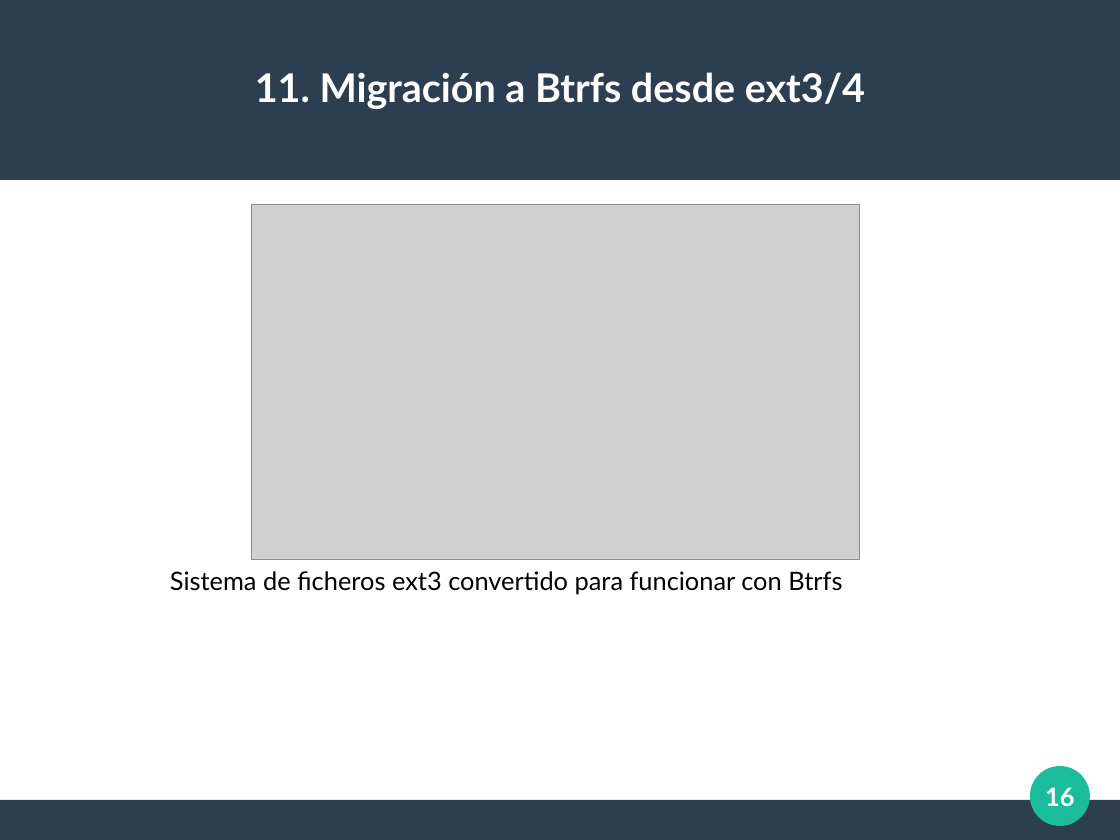
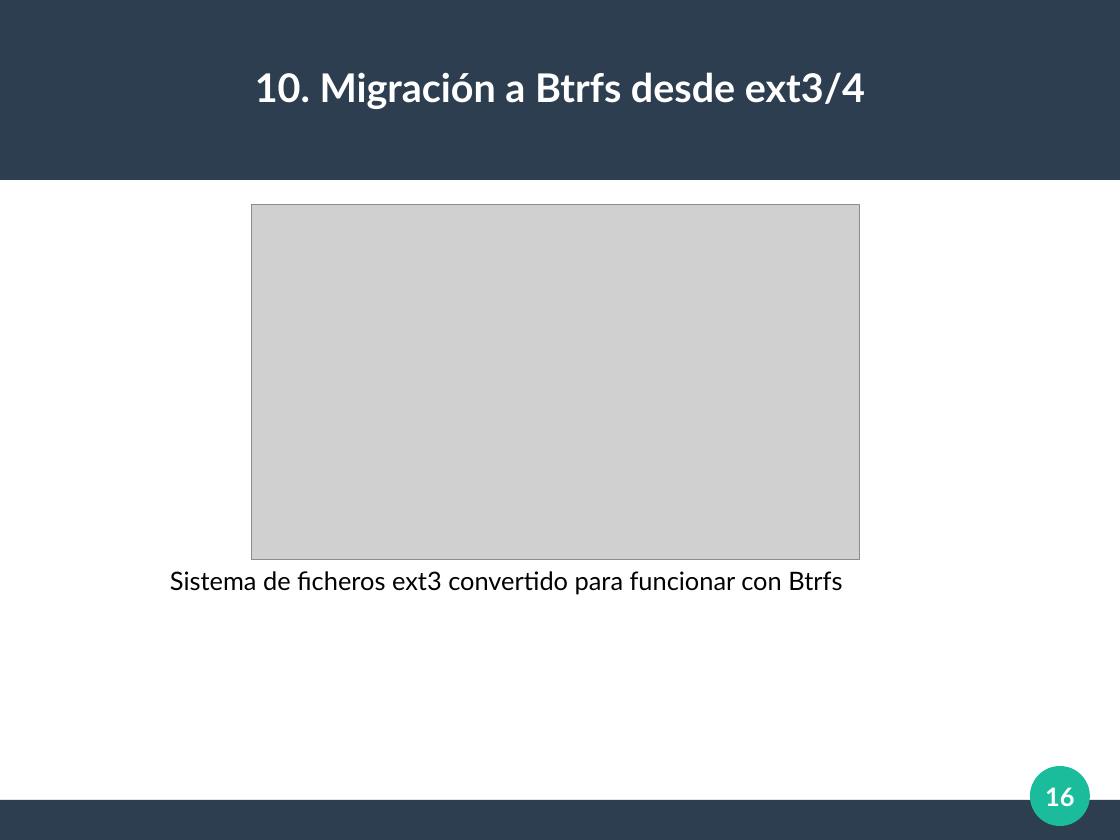
Before and after one commit to AlmuHS/Practicas_AdminServidores, a slide deck: slide 16 of Trabajo_Btrfs/Presentacion_Btrfs.odp. Drawn at 1120x840 pixels with LibreOffice and Linux fonts; fonts in the diff are those of the drawing; grey boxes stand for pictures. Boxes give left, top, right and bottom in pixels: in the first picture for what was removed or moved away, otherwise in the second. Text is boxed around its words. In the diff, an @@ line names an element or a change of style, - is before the commit and + after.

```diff
--- a/Trabajo_Btrfs/Presentacion_Btrfs.odp
+++ b/Trabajo_Btrfs/Presentacion_Btrfs.odp
@@ title at <box>255,72,865,109</box>: text changed @@
-11. Migración a Btrfs desde ext3/4
+10. Migración a Btrfs desde ext3/4
```
Also in this commit, not shown: 14 other slides changed.
